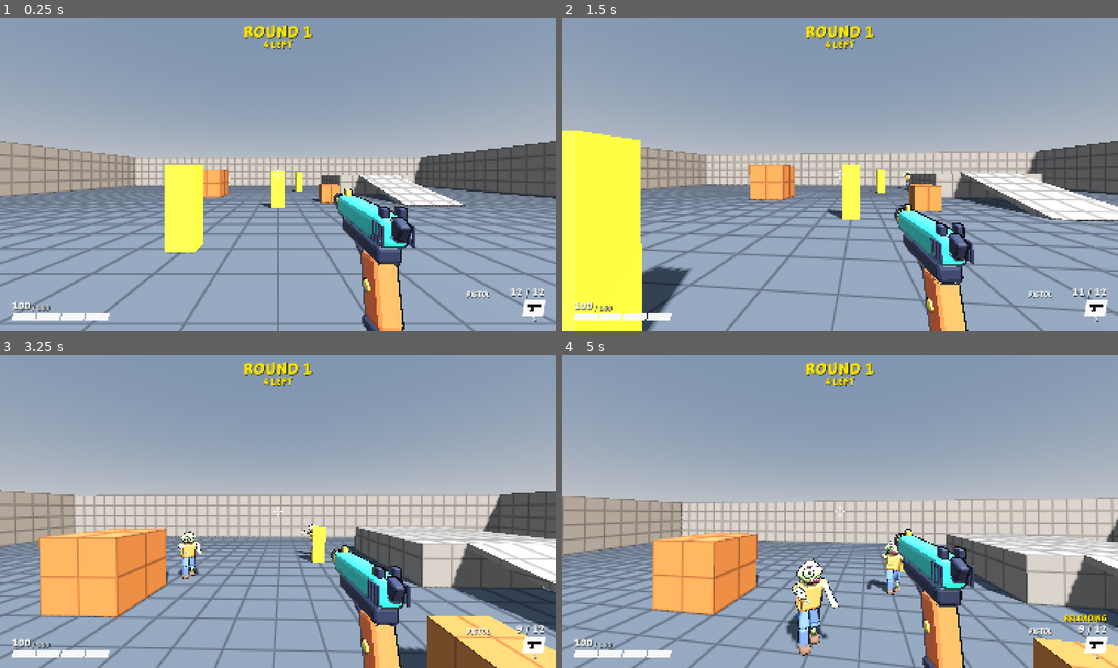
Above: before the commit, frames 1-4 (two rows, left to right).
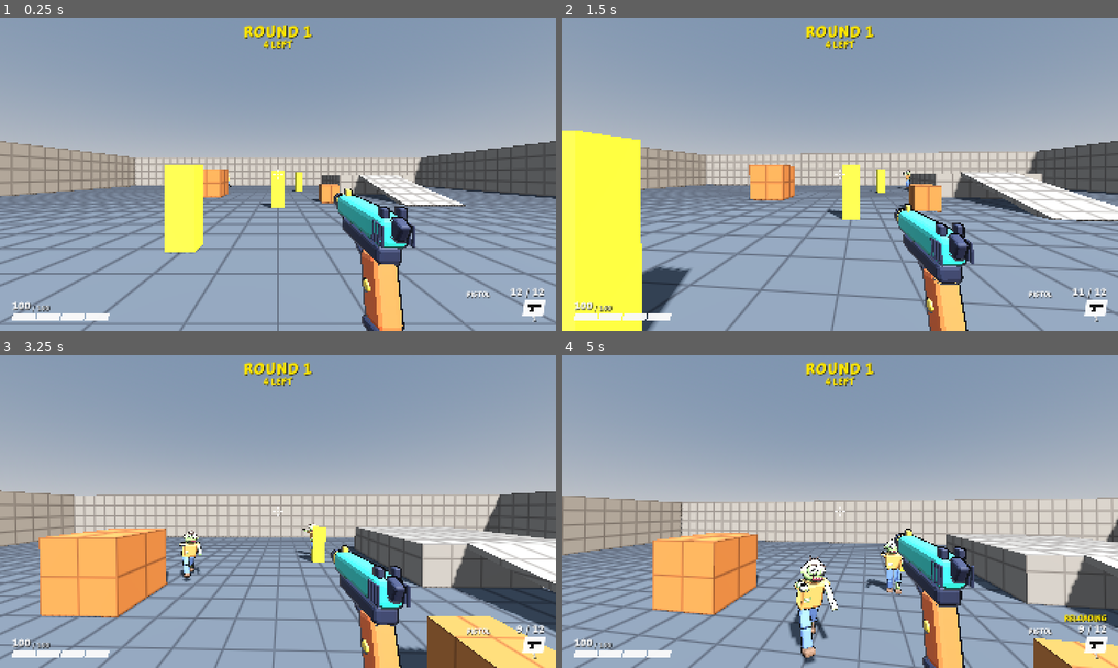
Above: after the commit, the same moments.

Repository: juanakajuan/zombie-survival-fps
Game: Godot game, scene res://levels/test_range.tscn
The game is run twice, just before and just after one commit, with the same random seed, the same clock (stepped at 60 frames per second) and the same inputs.
Inputs (mouse positions are in pixels of both pictures, inside the frame that each line leads up to):
- Up to frame 1 (0.25 s): no input
- Up to frame 2 (1.5 s): tap Enter (restart) at 0.5 s; move the mouse to (867, 174) at 0.52 s; hold Right mouse button (aim) 0.53-1.28 s; hold W (move_forward) from 0.53 s (still down); click (867, 174) at 0.67 s; tap Space (jump) at 0.77, 1.07 s; move the mouse to (812, 174) at 1.27 s; tap Ctrl (crouch) at 1.35 s
- Up to frame 3 (3.25 s): keep holding W (move_forward); tap Space (jump) at 1.52, 1.82, 3.02 s; move the mouse to (289, 505) at 2.02 s; press the mouse at (289, 505) at 2.03 s; move the mouse to (272, 517) at 2.77 s; release the mouse at (272, 517) at 2.78 s; tap Shift (sprint) at 2.85 s; click (272, 517) at 2.92 s
- Up to frame 4 (5 s): keep holding W (move_forward); tap Space (jump) at 3.32, 3.77, 4.07, 4.52, 4.82 s; move the mouse to (878, 514) at 3.52 s; hold Right mouse button (aim) 3.53-4.28 s; tap R (reload) at 4.15 s; move the mouse to (795, 508) at 4.27 s; tap Ctrl (crouch) at 4.35 s

The runs differ from the first frame. In frame 1, less than 0.1% of the frame differs, in the area x 41-42%, y 49-54%; in frame 2, less than 0.1%; in frame 3, 0.4%; in frame 4, 1.5%, in the area x 40-62%, y 58-100%.

Commit message:
feat: animate the zombie with a shambling walk and an arm slam
Split the model into six parts with pivots at the hips, waist, neck,
and shoulders. ZombieAnimator poses them in code: the legs swing with
the distance walked, the body bobs and sways, and on each hit the arms
wind up and slam down.

Diff:
--- /dev/null
+++ b/tests/zombie/test_zombie_animator.gd
@@ -0,0 +1,41 @@
+extends TestCase
+
+
+func test_walking_zombie_swings_its_legs_both_ways() -> void:
+	await spawn_nav_world()
+	var player := await spawn_player(Vector3(0.0, 0.0, 0.0), 3)
+	var zombie := spawn_zombie(Vector3(0.0, 0.0, -10.0), player)
+	var pitches := await _pitch_range(func() -> float: return zombie.animator.leg_pitch(), 2.0)
+	var swing := deg_to_rad(zombie.animator.leg_swing) * 0.5
+	assert_true(pitches.y > swing, "leg swings forward, max %s rad" % pitches.y)
+	assert_true(pitches.x < -swing, "leg swings back, min %s rad" % pitches.x)
+
+
+func test_standing_zombie_keeps_its_legs_still() -> void:
+	await spawn_nav_world()
+	var zombie := spawn_zombie(Vector3(0.0, 0.0, 0.0), null)
+	await run_seconds(1.0)
+	var pitches := await _pitch_range(func() -> float: return zombie.animator.leg_pitch(), 0.5)
+	assert_true(absf(pitches.y) < 0.01 and absf(pitches.x) < 0.01, "legs at rest, %s to %s rad" % [pitches.x, pitches.y])
+
+
+func test_attacking_zombie_raises_its_arms_then_slams_them_down() -> void:
+	await spawn_nav_world()
+	var player := await spawn_player(Vector3(0.0, 0.0, 0.0), 3)
+	var zombie := spawn_zombie(Vector3(0.0, 0.0, -1.0), player)
+	zombie.attack_damage = 0.0
+	var pitches := await _pitch_range(func() -> float: return zombie.animator.arm_pitch(), zombie.attack_interval * 2.0)
+	assert_true(pitches.y > deg_to_rad(zombie.animator.wind_up_angle) * 0.7, "arms wind up, max %s rad" % pitches.y)
+	assert_true(pitches.x < -deg_to_rad(zombie.animator.slam_angle) * 0.5, "arms slam below rest, min %s rad" % pitches.x)
+
+
+## The lowest (x) and highest (y) value that `value` gives over `seconds` of physics frames.
+func _pitch_range(value: Callable, seconds: float) -> Vector2:
+	var lowest := INF
+	var highest := -INF
+	for _i: int in roundi(seconds * Engine.physics_ticks_per_second):
+		await physics_frames(1)
+		var sample: float = value.call()
+		lowest = minf(lowest, sample)
+		highest = maxf(highest, sample)
+	return Vector2(lowest, highest)
--- a/zombie/zombie.gd
+++ b/zombie/zombie.gd
@@ -29,6 +29,8 @@
 @onready var _agent: NavigationAgent3D = $NavigationAgent3D
 @onready var _shape: CollisionShape3D = $CollisionShape3D
 @onready var _hit_flash: HitFlash = $HitFlash
+@onready var animator: ZombieAnimator = $Animator
+@onready var _model: Node3D = $Model
 
 
 func _ready() -> void:
@@ -39,12 +41,13 @@
 	_tint.shading_mode = BaseMaterial3D.SHADING_MODE_UNSHADED
 	_tint.transparency = BaseMaterial3D.TRANSPARENCY_ALPHA
 	_tint.albedo_color = Color.TRANSPARENT
-	for mesh: Node in $Model.find_children("*", "MeshInstance3D"):
+	for mesh: Node in _model.find_children("*", "MeshInstance3D"):
 		(mesh as MeshInstance3D).material_overlay = _tint
 	# Baked navmesh surfaces float two cell heights above the floor, and the agent measures path distance in 3D, so
 	# without this the zombie never reaches a path point that is above its feet.
 	_agent.path_height_offset = 2.0 * NavigationServer3D.map_get_cell_height(_agent.get_navigation_map())
 	_hit_flash.material = _tint
+	animator.attach(_model)
 	_health.died.connect(_on_died)
 
 
@@ -101,6 +104,9 @@
 	velocity.x = move_dir.x * move_speed
 	velocity.z = move_dir.z * move_speed
 	move_and_slide()
+	var real_velocity := get_real_velocity()
+	var attack_progress := 1.0 - _attack_cooldown / attack_interval if state == State.ATTACK else -1.0
+	animator.advance(delta, Vector2(real_velocity.x, real_velocity.z).length(), attack_progress)
 
 
 ## The target, or null when there is none or it is dead.
--- a/zombie/zombie.tscn
+++ b/zombie/zombie.tscn
@@ -4,6 +4,7 @@
 [ext_resource type="Script" path="res://health/health.gd" id="2_health"]
 [ext_resource type="Script" path="res://health/hit_flash.gd" id="3_flash"]
 [ext_resource type="PackedScene" path="res://zombie/zombie_model.glb" id="4_model"]
+[ext_resource type="Script" path="res://zombie/zombie_animator.gd" id="5_animator"]
 
 [sub_resource type="CapsuleShape3D" id="capsule"]
 radius = 0.35
@@ -18,6 +19,9 @@
 
 [node name="Model" parent="." instance=ExtResource("4_model")]
 
+[node name="Animator" type="Node" parent="."]
+script = ExtResource("5_animator")
+
 [node name="Health" type="Node" parent="."]
 script = ExtResource("2_health")
 
--- /dev/null
+++ b/zombie/zombie_animator.gd
@@ -0,0 +1,111 @@
+class_name ZombieAnimator
+extends Node
+## Poses the zombie model in code: a shambling walk that follows the move speed, an idle sway, and an arm slam on each hit.
+## It moves the parts that art_source/zombie.py makes: LegL, LegR, Torso, and its children Head, ArmL, and ArmR.
+
+@export_group("Walk")
+## Full leg cycles for each metre walked.
+@export_range(0.1, 3.0, 0.01) var steps_per_metre: float = 0.9
+@export_range(0.0, 60.0, 0.5, "suffix:°") var leg_swing: float = 28.0
+@export_range(0.0, 0.2, 0.005, "suffix:m") var bob_height: float = 0.04
+@export_range(0.0, 20.0, 0.5, "suffix:°") var torso_sway: float = 6.0
+@export_range(0.0, 30.0, 0.5, "suffix:°") var arm_swing: float = 10.0
+@export_range(0.0, 30.0, 0.5, "suffix:°") var head_wobble: float = 8.0
+## Below this speed the zombie stands and sways.
+@export_range(0.0, 1.0, 0.01, "suffix:m/s") var walk_threshold: float = 0.1
+
+@export_group("Idle")
+@export_range(0.0, 5.0, 0.05, "suffix:Hz") var idle_rate: float = 0.6
+@export_range(0.0, 20.0, 0.5, "suffix:°") var idle_sway: float = 3.0
+
+@export_group("Attack")
+## The arms lift this far as the next hit comes.
+@export_range(0.0, 120.0, 1.0, "suffix:°") var wind_up_angle: float = 55.0
+## On the hit the arms slam down this far below rest, then come back.
+@export_range(0.0, 90.0, 1.0, "suffix:°") var slam_angle: float = 35.0
+## The part of the attack interval before a hit that the wind-up takes.
+@export_range(0.0, 1.0, 0.01) var wind_up_fraction: float = 0.4
+## The part of the attack interval after a hit that the slam takes.
+@export_range(0.0, 1.0, 0.01) var slam_fraction: float = 0.2
+@export_range(0.0, 30.0, 0.5, "suffix:°") var lunge_angle: float = 12.0
+
+## How fast the pose blends between walking, standing, and attacking.
+@export_range(0.1, 40.0, 0.1) var blend_sharpness: float = 10.0
+
+var _leg_l: Node3D
+var _leg_r: Node3D
+var _torso: Node3D
+var _head: Node3D
+var _arm_l: Node3D
+var _arm_r: Node3D
+var _torso_rest_y: float
+var _phase: float = 0.0
+var _time: float = 0.0
+var _walk_weight: float = 0.0
+var _attack_weight: float = 0.0
+
+
+## Finds the parts in the model. Call it before the first advance().
+func attach(model: Node3D) -> void:
+	_leg_l = _part(model, "LegL")
+	_leg_r = _part(model, "LegR")
+	_torso = _part(model, "Torso")
+	_head = _part(model, "Head")
+	_arm_l = _part(model, "ArmL")
+	_arm_r = _part(model, "ArmR")
+	_torso_rest_y = _torso.position.y
+
+
+## Moves the pose on by one step. `attack_progress` goes from 0 just after a hit to 1 at the next hit, and is
+## negative when the zombie is not attacking.
+func advance(delta: float, speed: float, attack_progress: float) -> void:
+	_time += delta
+	_phase = fmod(_phase + speed * delta * steps_per_metre * TAU, TAU)
+	var blend := 1.0 - exp(-blend_sharpness * delta)
+	_walk_weight = lerpf(_walk_weight, 1.0 if speed > walk_threshold else 0.0, blend)
+	_attack_weight = lerpf(_attack_weight, 1.0 if attack_progress >= 0.0 else 0.0, blend)
+
+	var step := sin(_phase)
+	var idle := sin(_time * idle_rate * TAU) * (1.0 - _walk_weight)
+	_leg_l.rotation.x = deg_to_rad(leg_swing) * step * _walk_weight
+	_leg_r.rotation.x = -_leg_l.rotation.x
+	_torso.position.y = _torso_rest_y + bob_height * absf(cos(_phase)) * _walk_weight
+	_torso.rotation.z = deg_to_rad(torso_sway * step * _walk_weight + idle_sway * idle)
+	_head.rotation.z = deg_to_rad(head_wobble * sin(_phase * 0.5) * _walk_weight - idle_sway * idle)
+
+	var swing := deg_to_rad(arm_swing) * cos(_phase) * _walk_weight
+	var slam := _slam_amount(attack_progress)
+	var wind_up := _wind_up_amount(attack_progress)
+	var attack_pitch := deg_to_rad(wind_up_angle * wind_up - slam_angle * slam)
+	_arm_l.rotation.x = lerpf(swing, attack_pitch, _attack_weight)
+	_arm_r.rotation.x = lerpf(-swing, attack_pitch, _attack_weight)
+	_torso.rotation.x = deg_to_rad(lunge_angle * (0.3 * wind_up - slam)) * _attack_weight
+
+
+## The pitch of the left leg in radians. Positive swings it forward.
+func leg_pitch() -> float:
+	return _leg_l.rotation.x
+
+
+## The pitch of the left arm in radians. Positive raises it.
+func arm_pitch() -> float:
+	return _arm_l.rotation.x
+
+
+func _wind_up_amount(progress: float) -> float:
+	if progress < 1.0 - wind_up_fraction:
+		return 0.0
+	return smoothstep(1.0 - wind_up_fraction, 1.0, progress)
+
+
+func _slam_amount(progress: float) -> float:
+	if progress < 0.0 or progress > slam_fraction:
+		return 0.0
+	return 1.0 - progress / slam_fraction
+
+
+func _part(model: Node3D, part_name: String) -> Node3D:
+	var part := model.find_child(part_name) as Node3D
+	if part == null:
+		push_error("ZombieAnimator: the model has no part named %s." % part_name)
+	return part
Not shown, added: tests/zombie/test_zombie_animator.gd.uid
Not shown, added: zombie/zombie_animator.gd.uid
Binary file changed: zombie/zombie_model.glb
Not shown, changed: DESIGN.md
Not shown, changed: art_source/zombie.blend
Not shown, changed: art_source/zombie.py
